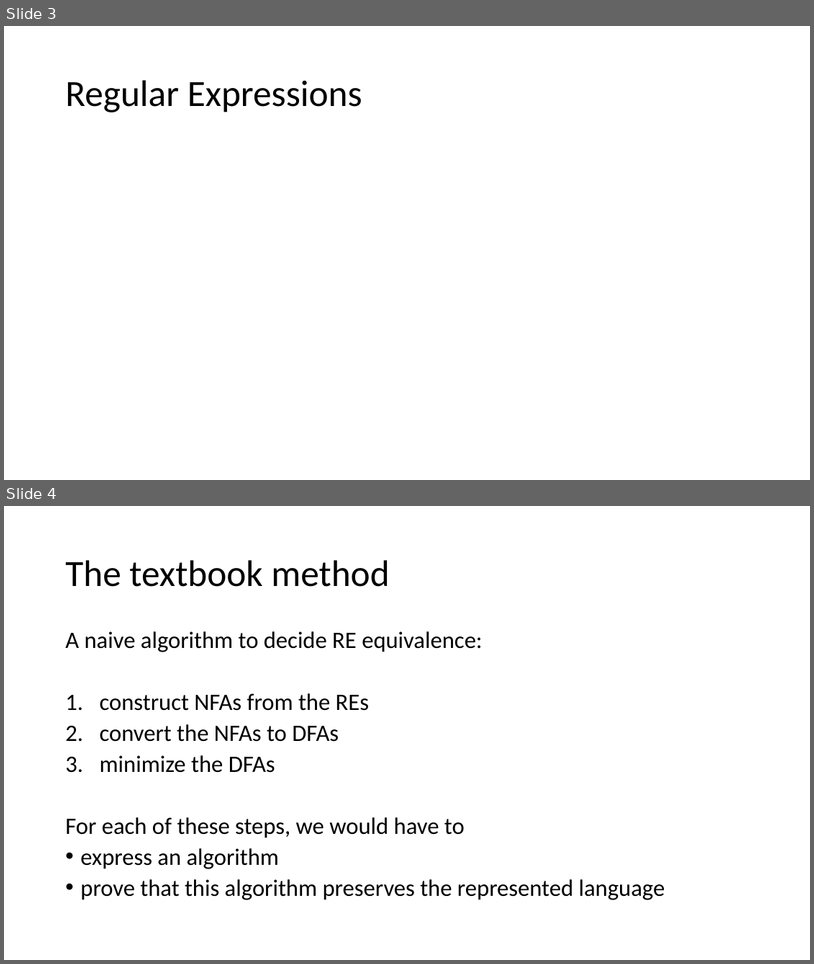
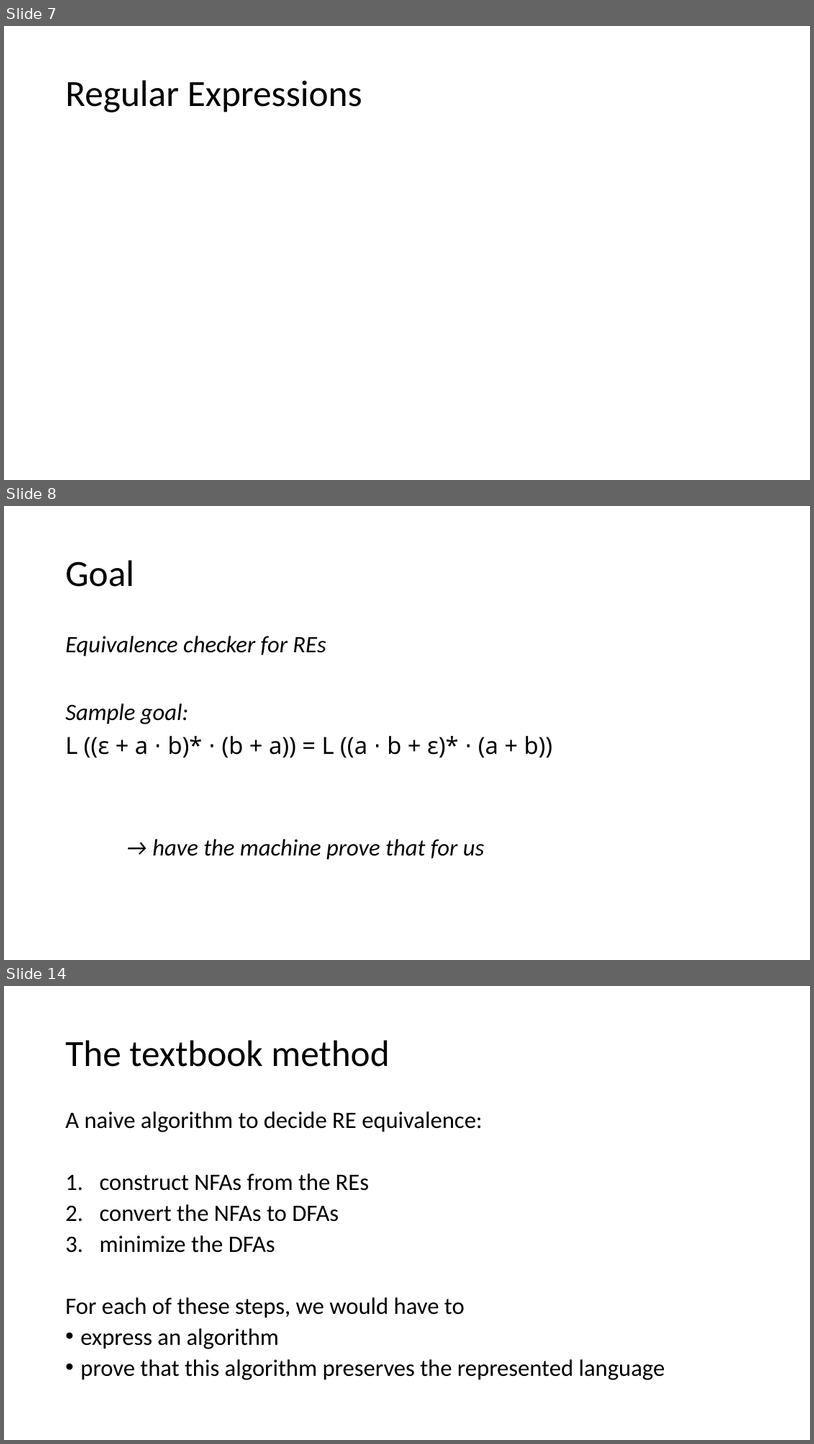
Before and after one commit to Helli/fds_seminar, a slide deck: slides.pptx. Shown one above the other, each under a label of ours: slides 3 and 4 before the commit, slides 7, 8 and 14 after it; the slides between them are not shown. The pictures are 814x964 and 814x1444 pixels, drawn with LibreOffice and Linux fonts; fonts in the diff are those of the drawing; grey boxes stand for pictures. Boxes give left, top, right and bottom in pixels: in the first picture for what was removed or moved away, otherwise in the second. Text is boxed around its words. In the diff, an @@ line names an element or a change of style, - is before the commit and + after.

```diff
--- a/slides.pptx
+++ b/slides.pptx
@@ slide 8 added at (x1=4, y1=506, x2=810, y2=960), background #FFFFFF @@
@@ title added at (x1=65, y1=560, x2=134, y2=587), 44 pt, text #000000 @@
+Goal
@@ text added at (x1=65, y1=636, x2=553, y2=860), 28 pt, text #000000, italic @@
+Equivalence checker for REs
+Sample goal:
+L ((ε + a ⋅ b)* ⋅ (b + a)) = L ((a ⋅ b + ε)* ⋅ (a + b))
+→ have the machine prove that for us
@@ what was slide 3 is now slide 7 @@
@@ what was slide 4 is now slide 14 @@
```
Also in this commit, not shown: 1 slide changed, 26 other slides added, 2 slides removed, 1 other file.
